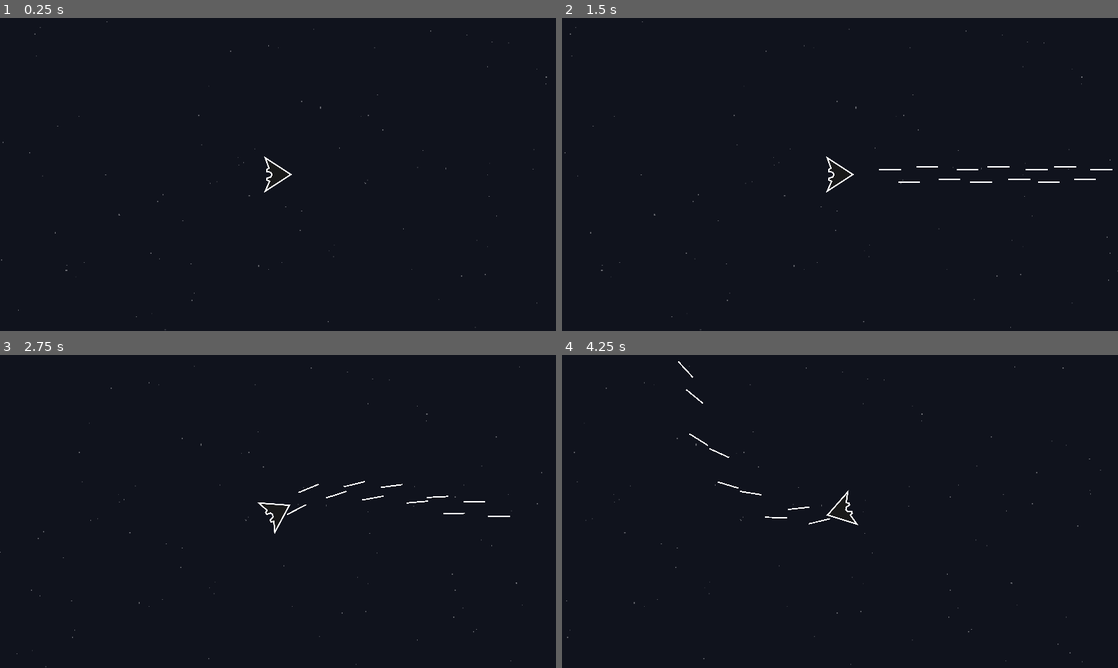
Above: before the commit, frames 1-4 (two rows, left to right).
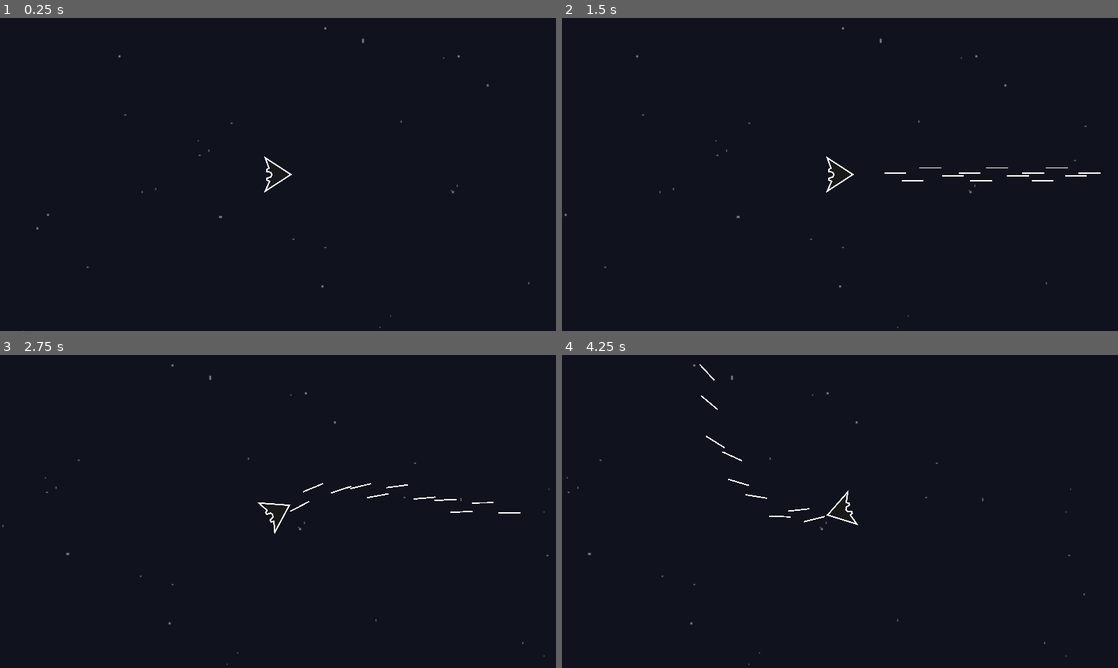
Above: after the commit, the same moments.

Repository: JoeZlonicky/asteroid-miner-prototype
Game: Godot game, scene res://game/game.tscn
The game is run twice, just before and just after one commit, with the same random seed, the same clock (stepped at 60 frames per second) and the same inputs.
Inputs:
- Up to frame 1 (0.25 s): no input
- Up to frame 2 (1.5 s): tap Enter at 0.5 s; hold Space (shoot) 0.53-1.28 s; hold W (move_forward) from 0.53 s (still down); tap Space (shoot) at 1.35 s
- Up to frame 3 (2.75 s): release W (move_forward) at 2.03 s; hold A (turn_left) from 2.03 s (still down); hold Space (shoot) from 2.03 s (still down)
- Up to frame 4 (4.25 s): keep holding A (turn_left); release Space (shoot) at 2.78 s; tap Space (shoot) at 2.85 s; hold Space (shoot) from 3.53 s (still down)

The runs differ from the first frame. In frame 1, 0.1% of the frame differs, in the area x 0-99%, y 1-100%; in frame 2, 0.5%, in the area x 0-100%, y 1-100%; in frame 3, 0.5%; in frame 4, 0.4%.

Commit message:
Refactored player into components

Diff:
--- /dev/null
+++ b/data/equipment/engines/standard_engine.gd
@@ -0,0 +1,48 @@
+extends Equipment
+
+
+const FORWARD_THRUST: float = 200.0
+const FORWARD_THRUST_DECELERATION: float = 100.0
+const MAX_FORWARD_THRUST: float = 200.0
+
+const ROTATION_THRUST: float = 2.0
+const ROTATION_THRUST_DECELERATION: float = 2.0
+const MAX_ROTATION_THRUST: float = 2.0
+
+var current_rotation_thrust: float = 0.0
+
+
+func active_update(delta: float) -> void:
+	process_velocity(delta)
+	process_rotation(delta)
+
+
+func process_velocity(delta: float) -> void:
+	var forward_input: int = 0
+	if Input.is_action_pressed("move_forward"):
+		forward_input = 1
+
+	if forward_input == 0:
+		owner.velocity = owner.velocity.move_toward(Vector2.ZERO, FORWARD_THRUST_DECELERATION * delta)
+	else:
+		owner.velocity += forward_input * FORWARD_THRUST * delta * Vector2(cos(owner.rotation), sin(owner.rotation))
+		owner.velocity = owner.velocity.limit_length(MAX_FORWARD_THRUST)
+
+	owner.move_and_slide()
+
+
+func process_rotation(delta: float) -> void:
+	var rotation_input: int = 0
+	if Input.is_action_pressed("turn_left"):
+		rotation_input -= 1
+	if Input.is_action_pressed("turn_right"):
+		rotation_input += 1
+
+	if rotation_input == 0:
+		current_rotation_thrust = move_toward(current_rotation_thrust, 0.0,
+			ROTATION_THRUST_DECELERATION * delta)
+	else:
+		current_rotation_thrust += rotation_input * ROTATION_THRUST * delta
+		current_rotation_thrust = clampf(current_rotation_thrust, -MAX_ROTATION_THRUST,
+			MAX_ROTATION_THRUST)
+	owner.rotation += current_rotation_thrust * delta
--- /dev/null
+++ b/data/equipment/engines/standard_engine.tscn
@@ -0,0 +1,7 @@
+[gd_scene load_steps=3 format=3 uid="uid://c5xxfcf4yrqqj"]
+
+[ext_resource type="PackedScene" uid="uid://36fb4ausy3u8" path="res://data/equipment/equipment.tscn" id="1_62xcg"]
+[ext_resource type="Script" path="res://data/equipment/engines/standard_engine.gd" id="2_03twx"]
+
+[node name="StandardEngine" instance=ExtResource("1_62xcg")]
+script = ExtResource("2_03twx")
--- /dev/null
+++ b/data/equipment/equipment.gd
@@ -0,0 +1,18 @@
+class_name Equipment
+extends Node2D
+
+
+func on_equip():
+	pass
+
+
+func on_unequip():
+	pass
+
+
+func active_update(delta: float):
+	pass
+
+
+func passive_update(delta: float):
+	pass
--- /dev/null
+++ b/data/equipment/equipment.tscn
@@ -0,0 +1,6 @@
+[gd_scene load_steps=2 format=3 uid="uid://36fb4ausy3u8"]
+
+[ext_resource type="Script" path="res://data/equipment/equipment.gd" id="1_gxx4v"]
+
+[node name="Equipment" type="Node2D"]
+script = ExtResource("1_gxx4v")
--- /dev/null
+++ b/data/equipment/equipment_data.gd
@@ -0,0 +1,6 @@
+class_name EquipmentData
+extends Resource
+
+
+@export var name: String
+@export var scene: PackedScene
--- /dev/null
+++ b/data/equipment/weapons/blaster.gd
@@ -0,0 +1,32 @@
+extends Equipment
+
+
+const PROJECTILE_SCENE: PackedScene = preload("res://projectile/projectile.tscn")
+
+var point_index: int = 0
+
+@onready var cooldown_timer: Timer = $Cooldown
+@onready var points: Array = [
+	$Point1,
+	$Point2,
+	$Point3,
+	$Point4
+]
+
+func active_update(_delta: float) -> void:
+	if not Input.is_action_pressed("shoot"):
+		return
+
+	if not cooldown_timer.is_stopped():
+		return
+
+	var blaster_position: Vector2 = points[point_index].global_position
+	spawn_projectile(blaster_position)
+	point_index = wrapi(point_index + 1, 0, points.size())
+	cooldown_timer.start()
+
+
+func spawn_projectile(spawn_position: Vector2) -> void:
+	var projectile = PROJECTILE_SCENE.instantiate()
+	owner.get_parent().add_child(projectile)
+	projectile.fire(spawn_position, global_rotation, owner.velocity.length())
--- /dev/null
+++ b/data/equipment/weapons/blaster.tscn
@@ -0,0 +1,23 @@
+[gd_scene load_steps=3 format=3 uid="uid://clydoun60iql"]
+
+[ext_resource type="PackedScene" uid="uid://36fb4ausy3u8" path="res://data/equipment/equipment.tscn" id="1_chu0s"]
+[ext_resource type="Script" path="res://data/equipment/weapons/blaster.gd" id="2_jmqi8"]
+
+[node name="Blaster" instance=ExtResource("1_chu0s")]
+script = ExtResource("2_jmqi8")
+
+[node name="Point1" type="Marker2D" parent="." index="0"]
+position = Vector2(23, -3)
+
+[node name="Point2" type="Marker2D" parent="." index="1"]
+position = Vector2(23, 3)
+
+[node name="Point3" type="Marker2D" parent="." index="2"]
+position = Vector2(12, -14)
+
+[node name="Point4" type="Marker2D" parent="." index="3"]
+position = Vector2(12, 12)
+
+[node name="Cooldown" type="Timer" parent="." index="4"]
+wait_time = 0.05
+one_shot = true
--- a/game/game.tscn
+++ b/game/game.tscn
@@ -32,7 +32,7 @@
 layer = -1
 
 [node name="ParallaxLayer" type="ParallaxLayer" parent="Background"]
-motion_mirroring = Vector2(1920, 1080)
+motion_mirroring = Vector2(3840, 2160)
 
 [node name="Stars" type="ColorRect" parent="Background/ParallaxLayer"]
 visible = false
@@ -50,7 +50,7 @@
 
 [node name="TextureRect" type="TextureRect" parent="Background/ParallaxLayer"]
 texture_repeat = 2
-custom_minimum_size = Vector2(1920, 1080)
+custom_minimum_size = Vector2(3840, 2160)
 offset_right = 40.0
 offset_bottom = 40.0
 texture = ExtResource("4_yboma")
--- a/player/player.gd
+++ b/player/player.gd
@@ -2,79 +2,12 @@
 extends CharacterBody2D
 
 
-const PROJECTILE_SCENE: PackedScene = preload("res://projectile/projectile.tscn")
 
-const FORWARD_THRUST: float = 2.0
-const FORWARD_THRUST_DECELERATION: float = 1.0
-const MAX_FORWARD_THRUST: float = 200.0
 
-const ROTATION_THRUST: float = 2.0
-const ROTATION_THRUST_DECELERATION: float = 2.0
-const MAX_ROTATION_THRUST: float = 2.0
-
-var current_rotation_thrust: float = 0.0
-var blaster_i: int = 0
-
-@onready var blaster_cooldown: Timer = $BlasterCooldown
-@onready var blasters: Array = [
-	$Blasters/FrontLeft,
-	$Blasters/FrontRight,
-	$Blasters/BackLeft,
-	$Blasters/BackRight
-]
+@onready var blaster: Equipment = $Blaster
+@onready var engines: Equipment = $StandardEngine
 
 
 func _physics_process(delta: float) -> void:
-	process_rotation(delta)
-	process_velocity(delta)
-	process_blasters()
-
-
-func process_velocity(_delta: float) -> void:
-	var forward_input: int = 0
-	if Input.is_action_pressed("move_forward"):
-		forward_input = 1
-
-	if forward_input == 0:
-		velocity = velocity.move_toward(Vector2.ZERO, FORWARD_THRUST_DECELERATION)
-	else:
-		velocity += forward_input * FORWARD_THRUST * Vector2(cos(rotation), sin(rotation))
-		velocity = velocity.limit_length(MAX_FORWARD_THRUST)
-
-	move_and_slide()
-
-
-func process_rotation(delta: float) -> void:
-	var rotation_input: int = 0
-	if Input.is_action_pressed("turn_left"):
-		rotation_input -= 1
-	if Input.is_action_pressed("turn_right"):
-		rotation_input += 1
-
-	if rotation_input == 0:
-		current_rotation_thrust = move_toward(current_rotation_thrust, 0.0,
-			ROTATION_THRUST_DECELERATION * delta)
-	else:
-		current_rotation_thrust += rotation_input * ROTATION_THRUST * delta
-		current_rotation_thrust = clampf(current_rotation_thrust, -MAX_ROTATION_THRUST,
-			MAX_ROTATION_THRUST)
-	rotation += current_rotation_thrust * delta
-
-
-func process_blasters() -> void:
-	if not Input.is_action_pressed("shoot"):
-		return
-
-	if not blaster_cooldown.is_stopped():
-		return
-
-	var blaster_position: Vector2 = blasters[blaster_i].global_position
-	spawn_projectile(blaster_position)
-	blaster_i = wrapi(blaster_i + 1, 0, blasters.size())
-	blaster_cooldown.start()
-
-
-func spawn_projectile(spawn_position: Vector2) -> void:
-	var projectile = PROJECTILE_SCENE.instantiate()
-	get_parent().add_child(projectile)
-	projectile.fire(spawn_position, rotation, velocity.length())
+	engines.active_update(delta)
+	blaster.active_update(delta)
--- a/player/player.tscn
+++ b/player/player.tscn
@@ -1,7 +1,9 @@
-[gd_scene load_steps=4 format=3 uid="uid://bvsf1cud8uuvo"]
+[gd_scene load_steps=6 format=3 uid="uid://bvsf1cud8uuvo"]
 
 [ext_resource type="Script" path="res://player/player.gd" id="1_dvebg"]
 [ext_resource type="Texture2D" uid="uid://bsivagbf4f1jm" path="res://assets/images/player_ship.svg" id="2_p65gm"]
+[ext_resource type="PackedScene" uid="uid://clydoun60iql" path="res://data/equipment/weapons/blaster.tscn" id="3_45gt5"]
+[ext_resource type="PackedScene" uid="uid://c5xxfcf4yrqqj" path="res://data/equipment/engines/standard_engine.tscn" id="4_b6qkp"]
 
 [sub_resource type="CircleShape2D" id="CircleShape2D_2wm4o"]
 radius = 25.0799
@@ -19,20 +21,6 @@
 position = Vector2(0, 4)
 shape = SubResource("CircleShape2D_2wm4o")
 
-[node name="Blasters" type="Node2D" parent="."]
+[node name="Blaster" parent="." instance=ExtResource("3_45gt5")]
 
-[node name="FrontLeft" type="Node2D" parent="Blasters"]
-position = Vector2(12, -10)
-
-[node name="FrontRight" type="Node2D" parent="Blasters"]
-position = Vector2(11, 10)
-
-[node name="BackLeft" type="Node2D" parent="Blasters"]
-position = Vector2(3, -16)
-
-[node name="BackRight" type="Node2D" parent="Blasters"]
-position = Vector2(3, 15)
-
-[node name="BlasterCooldown" type="Timer" parent="."]
-wait_time = 0.05
-one_shot = true
+[node name="StandardEngine" parent="." instance=ExtResource("4_b6qkp")]
